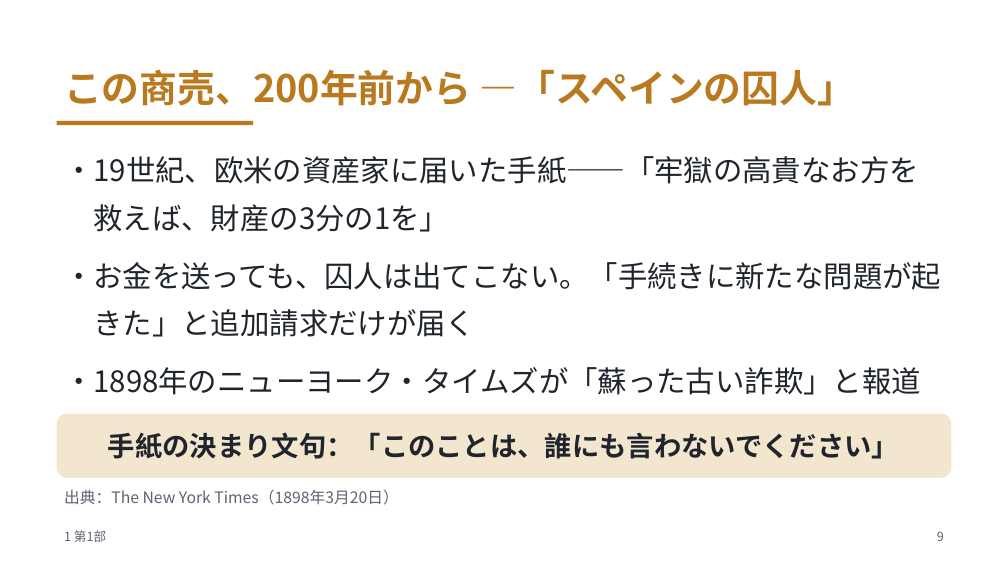
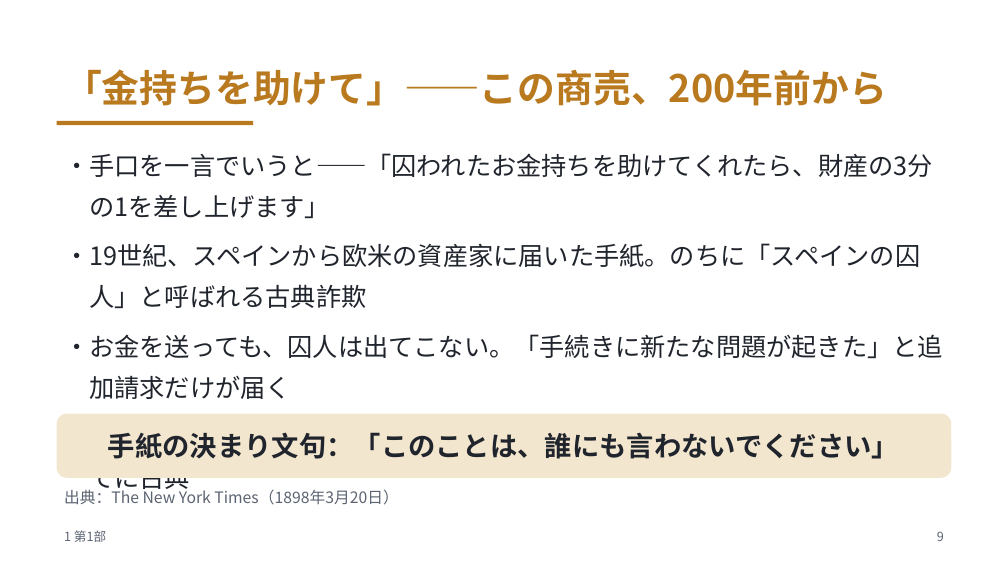
Before and after one commit to meitekku/deepfake-talk-v2, a slide deck: slide 9 of slides/deepfake-talk.pptx. Drawn at 1008x567 pixels with LibreOffice and Linux fonts; fonts in the diff are those of the drawing. Boxes give left, top, right and bottom in pixels: in the first picture for what was removed or moved away, otherwise in the second. Text is boxed around its words. In the diff, an @@ line names an element or a change of style, - is before the commit and + after.

Commit message:
スペインの囚人を「金持ちを助けて」導入に変更・音声クローン詐欺を大見出しスライドに昇格(全33枚)

```diff
--- a/slides/deepfake-talk.pptx
+++ b/slides/deepfake-talk.pptx
@@ text at [64, 69, 887, 106]: text changed @@
-この商売、200年前から ―「スペインの囚人」
+「金持ちを助けて」——この商売、200年前から
@@ text at [64, 153, 933, 308]: text changed; size 28 to 24 pt @@
-・19世紀、欧米の資産家に届いた手紙——「牢獄の高貴なお方を救えば、財産の3分の1を」
+・手口を一言でいうと——「囚われたお金持ちを助けてくれたら、財産の3分の1を差し上げます」
+・19世紀、スペインから欧米の資産家に届いた手紙。のちに「スペインの囚人」と呼ばれる古典詐欺
@@ text at [64, 334, 943, 494]: size 28 to 24 pt in "・お金を送っても、囚人は出てこない。「手続きに新たな問題が起きた」と追加請求だけが届く", "・1898年のニューヨーク・タイムズが「蘇った古い詐欺」と報道——当時すでに古典"; indent changed; less space between paragraphs @@
```
Also in this commit, not shown: 13 other slides changed, 1 slide added, 4 other files.
